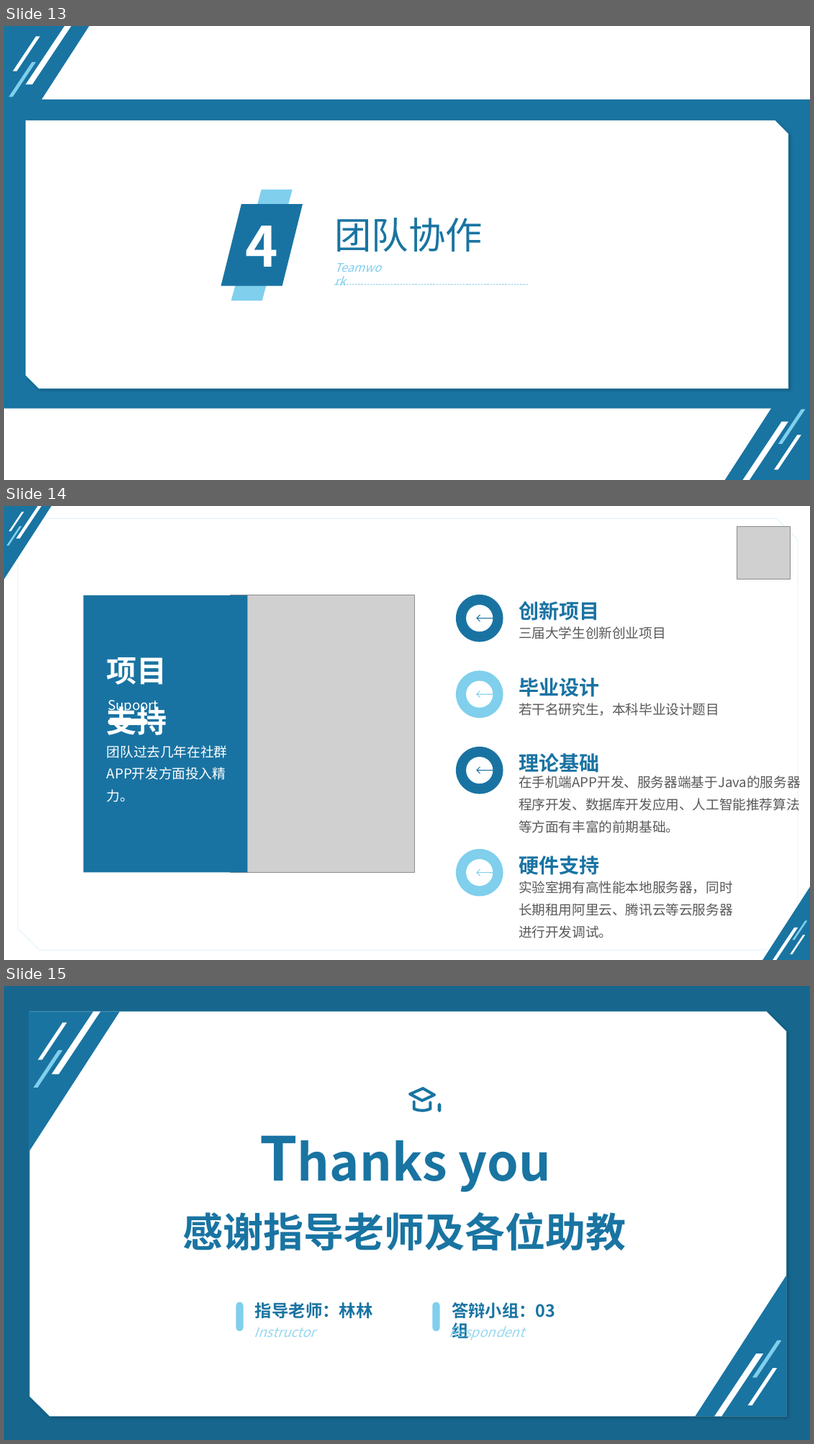
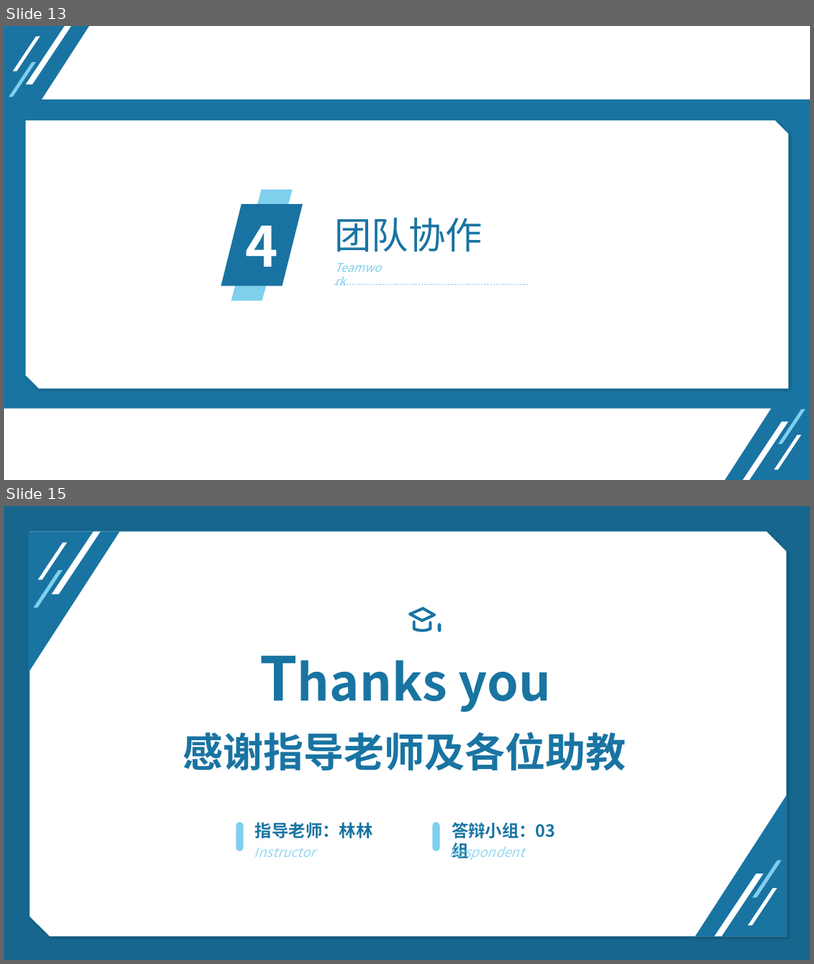
Before and after one commit to TangciuYueng/statistical-analysis, a slide deck: hw/final/答辩/第二题.pptx. Shown one above the other, each under a label of ours: slides 13, 14 and 15 before the commit, slides 13 and 15 after it; the slides between them are not shown. The pictures are 814x1444 and 814x964 pixels, drawn with LibreOffice and Linux fonts; fonts in the diff are those of the drawing; grey boxes stand for pictures; background and template pictures are left out. Boxes give left, top, right and bottom in pixels: in the first picture for what was removed or moved away, otherwise in the second. Text is boxed around its words. In the diff, an @@ line names an element or a change of style, - is before the commit and + after.

Commit message:
增加团队协作部分

```diff
--- a/hw/final/答辩/第二题.pptx
+++ b/hw/final/答辩/第二题.pptx
@@ slide 14 removed at (4, 506, 810, 960), background #FFFFFF @@
@@ group removed at (4, 506, 52, 579): 3 parallelograms, 1 right triangle @@
@@ snip diag rect removed at (18, 519, 799, 950) @@
@@ picture removed at (738, 527, 790, 579) @@
@@ group removed at (456, 595, 666, 641): 2 texts, 1 ellipse, 1 freeform shape @@
-创新项目
-三届大学生创新创业项目
@@ group removed at (456, 671, 720, 718): 2 texts, 1 ellipse, 1 freeform shape @@
-毕业设计
-若干名研究生，本科毕业设计题目
@@ group removed at (83, 595, 415, 872): 3 texts, 1 picture, 1 rectangle, 1 rounded rectangle @@
-团队过去几年在社群APP开发方面投入精力。
-项目支持
-Supoort
@@ group removed at (456, 746, 801, 833): 2 texts, 1 ellipse, 1 freeform shape @@
-理论基础
-在手机端APP开发、服务器端基于Java的服务器
-程序开发、数据库开发应用、人工智能推荐算法
-等方面有丰富的前期基础。
@@ group removed at (456, 849, 733, 938): 2 texts, 1 ellipse, 1 freeform shape @@
-硬件支持
-实验室拥有高性能本地服务器，同时
-长期租用阿里云、腾讯云等云服务器
-进行开发调试。
@@ group removed at (763, 886, 810, 960): 3 parallelograms, 1 right triangle @@
```
Also in this commit, not shown: 1 slide added.
